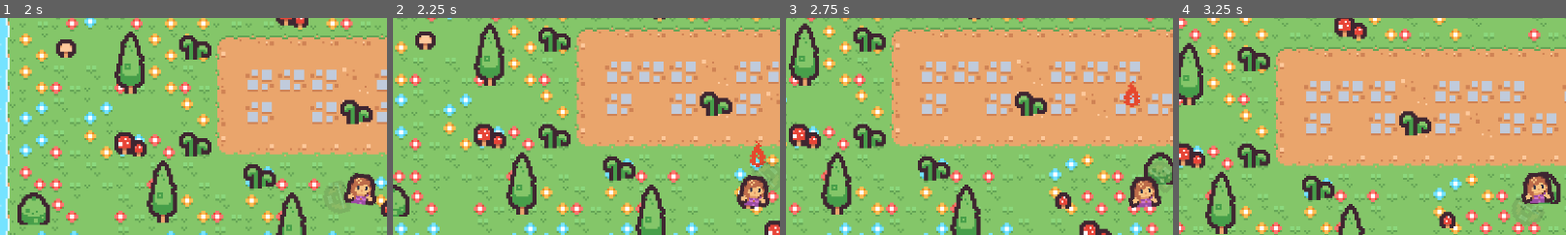
Above: before the commit, frames 1-4 (left to right).
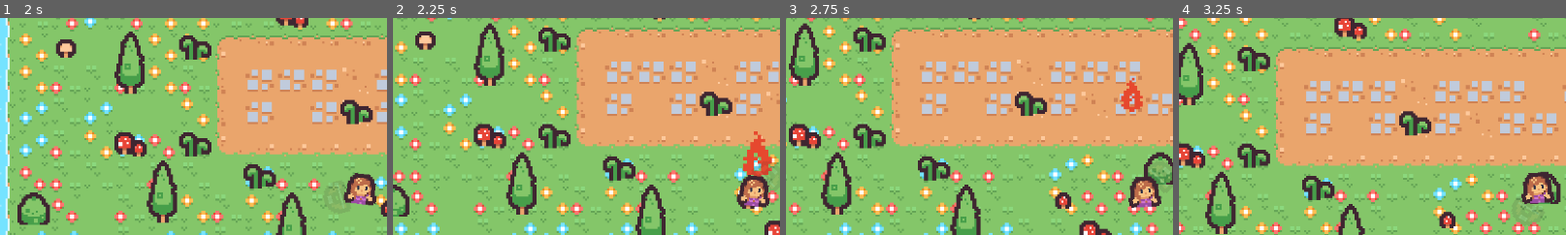
Above: after the commit, the same moments.

Repository: HazardWare/Hazardous-Quest
Game: Godot game, scene res://scenes/world/overworld.tscn
Same seed, same stepped clock (60 frames per second), same inputs: the game is played once before the commit and once after it.
Inputs (mouse positions are % of the whole screen's width and height, from its top left):
- Up to frame 1 (2 s): tap Enter at 0.5 s; move the mouse to (72, 45) at 0.52 s; hold D (walk_right) 0.53-1.28 s; hold Shift (shield) 0.53-1.28 s; move the mouse to (30, 55) at 1.27 s; hold S (walk_down) from 1.28 s (still down); click (30, 55) at 1.35 s; tap Shift (shield) at 1.55 s
- Up to frame 2 (2.25 s): move the mouse to (60, 28) at 2.02 s; release S (walk_down) at 2.03 s; hold D (walk_right) from 2.03 s (still down); hold Right mouse button (candle) from 2.03 s (still down)
- Up to frame 3 (2.75 s): keep holding D (walk_right); keep holding Right mouse button (candle); tap Shift (shield) at 2.3 s
- Up to frame 4 (3.25 s): move the mouse to (45, 70) at 2.77 s; release D (walk_right) at 2.78 s; release Right mouse button (candle) at 2.78 s; hold W (walk_up) from 2.78 s (still down); tap E (interact) at 2.85 s; tap Shift (shield) at 3.05 s
The pictures show only the part of the screen within x 4-54%, y 10-60%; the shares and areas given below are measured in that part.

Frame 1 is identical in both runs. In frame 2, 0.7% of the frame differs, in the area x 90-98%, y 52-74%; in frame 3, 0.3%; in frame 4, nothing differs.

Commit message:
idk

Diff:
--- a/project.godot
+++ b/project.godot
@@ -13,7 +13,10 @@
 config/name="THE PRACTICE RPG"
 run/main_scene="uid://1i7d15bac2tf"
 config/features=PackedStringArray("4.4", "Forward Plus")
-config/icon="res://icon.svg"
+boot_splash/bg_color=Color(0.104133, 0.136534, 0.223468, 1)
+boot_splash/use_filter=false
+boot_splash/image="uid://su5hnluljkqr"
+config/icon="uid://d7myph0coxos"
 
 [file_customization]
 
@@ -95,8 +98,15 @@
 2d_physics/layer_3="Interactables"
 2d_physics/layer_4="Environment"
 
+[physics]
+
+2d/default_gravity_vector=Vector2(0, 0)
+
 [rendering]
 
 textures/canvas_textures/default_texture_filter=0
 renderer/rendering_method="gl_compatibility"
 renderer/rendering_method.mobile="gl_compatibility"
+textures/default_filters/anisotropic_filtering_level=0
+textures/decals/filter=0
+textures/light_projectors/filter=0
--- a/scenes/player/player.gd
+++ b/scenes/player/player.gd
@@ -121,7 +121,7 @@
 		# Handle movement
 		var direction := Input.get_vector("walk_left", "walk_right", "walk_up", "walk_down")
 		var calculatedSpeed := speed
-		calculatedSpeed *= 0.5 if shielding else 1 # Slow if shielding
+		calculatedSpeed *= 0.5 if shielding else 1.0 # Slow if shielding
 		velocity = direction * calculatedSpeed * delta
 
 		if not shielding:
--- a/scripts/class_projectile.gd
+++ b/scripts/class_projectile.gd
@@ -28,7 +28,9 @@
 		lifetime = val
 
 		# fade out sprite
+		var _ratio = lifetime/MAXLIFETIME
 		#sprite.modulate.a = 1 - lifetime/MAXLIFETIME
+		sprite.scale = Vector2(2 - _ratio, 2 - _ratio)
 		if(speed != 0.0):
 			_speed = speed - (speed * (lifetime/MAXLIFETIME))
 		else:
@@ -74,6 +76,7 @@
 	speed = 0.0
 	if not isFire:
 		_speed = 0.0
+
 	else:
 		$SmokeParticles.emitting = true
 	initial_velocity = Vector2.ZERO
